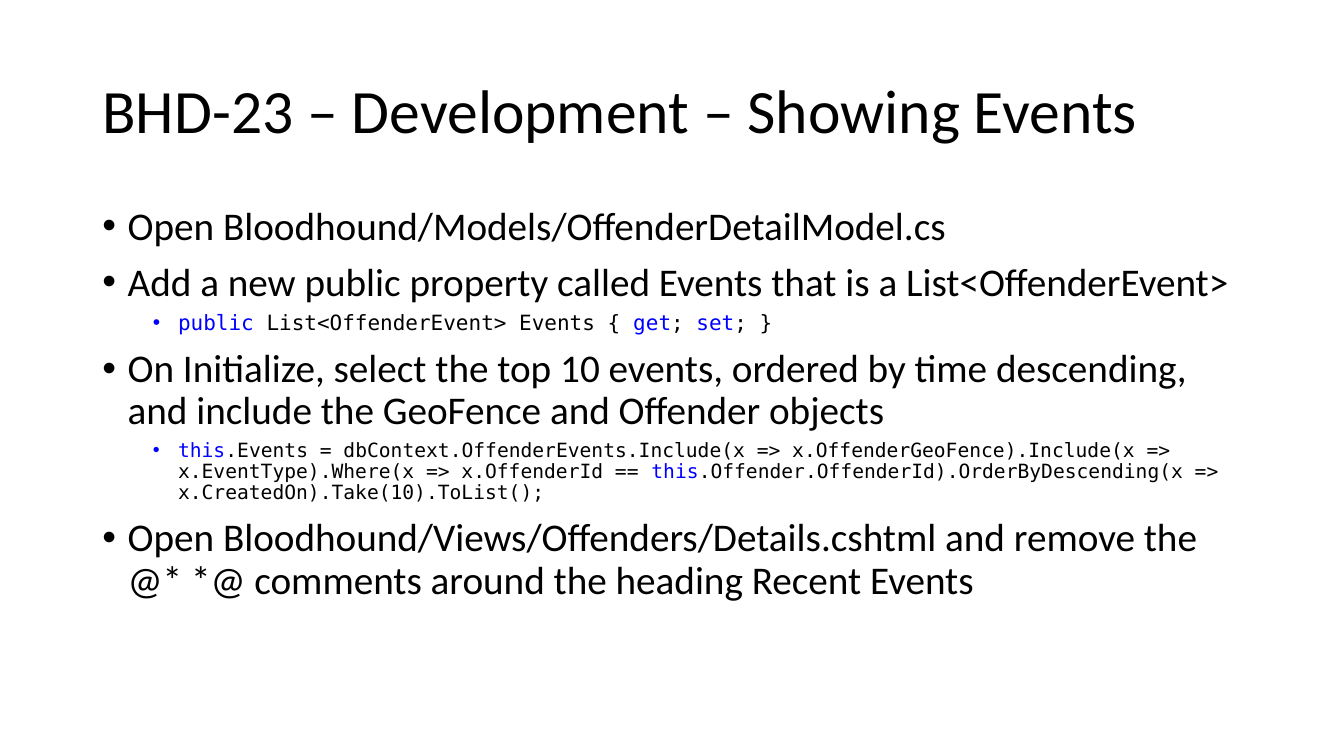
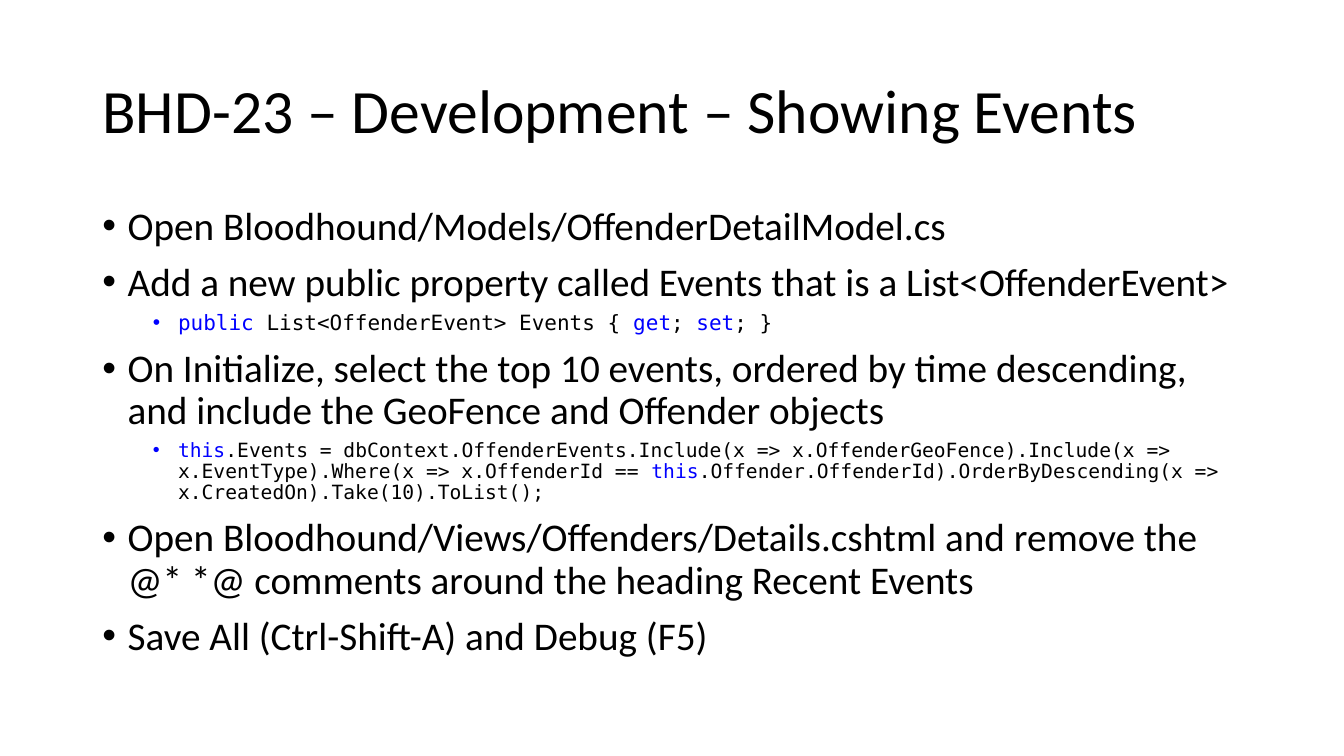
Before and after one commit to ShadowedMists/Bloodhound, a slide deck: slide 11 of UWG - Code and Load - 20200310.pptx. Drawn at 1344x756 pixels with LibreOffice and Linux fonts; fonts in the diff are those of the drawing. Boxes give left, top, right and bottom in pixels: in the first picture for what was removed or moved away, otherwise in the second. Text is boxed around its words. In the diff, an @@ line names an element or a change of style, - is before the commit and + after.

```diff
--- a/UWG - Code and Load - 20200310.pptx
+++ b/UWG - Code and Load - 20200310.pptx
@@ text at [128,621,708,657]: paragraph added @@
+• Save All (Ctrl-Shift-A) and Debug (F5)
```
Also in this commit, not shown: 4 other slides changed, 1 other file.
